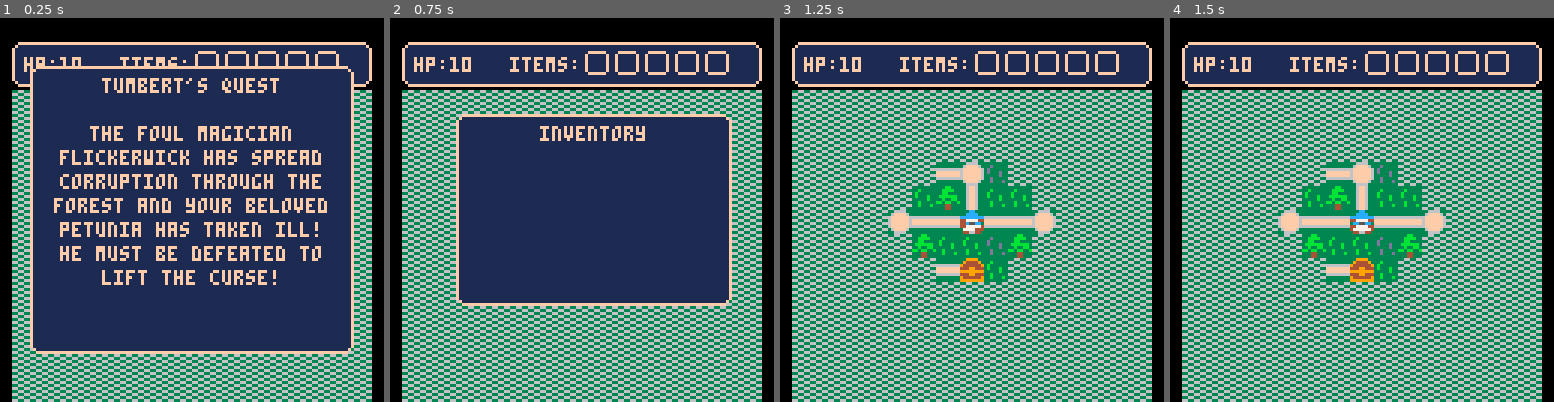
Above: before the commit, frames 1-4 (left to right).
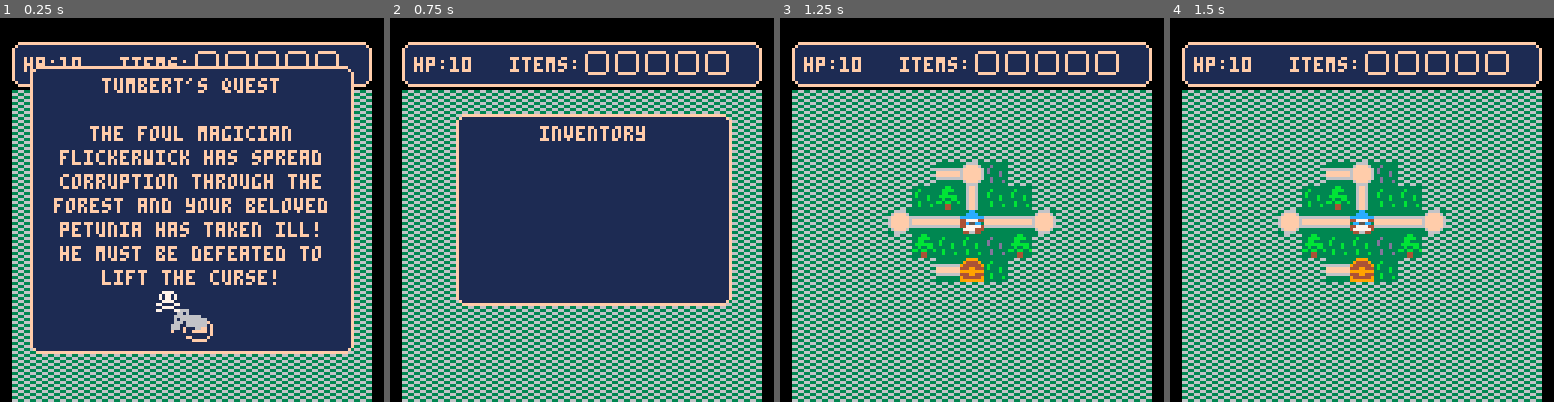
Above: after the commit, the same moments.

Repository: AddisonMink/tumberts-quest-p8
Game: PICO-8 cartridge wip.p8
The game is run twice, just before and just after one commit, with the same random seed, the same clock (stepped at 60 frames per second) and the same inputs.
Inputs:
- Up to frame 1 (0.25 s): no input
- Up to frame 2 (0.75 s): tap X (X key) at 0.33 s; tap O (Z key) at 0.7 s
- Up to frame 3 (1.25 s): tap X (X key) at 1.07 s
- Up to frame 4 (1.5 s): no input

The runs differ from the first frame. In frame 1, 0.6% of the frame differs, in the area x 40-56%, y 71-85%; in frame 2, nothing differs; in frame 3, nothing differs; in frame 4, nothing differs.

Commit message:
add start ui.

Diff:
--- a/start-ui.lua
+++ b/start-ui.lua
@@ -31,6 +31,7 @@
     y = ui:draw_line(l6, x, y, w)
     y = ui:draw_line(l7, x, y, w)
     sprite:spr(s, x + (w - 16) / 2, y)
+    spr(78, x + (w - 16) / 2 - 4, y - 2)
   end
 
   return me
Not shown, changed: 20 lines of the sprite sheet (__gfx__) section of wip.p8
